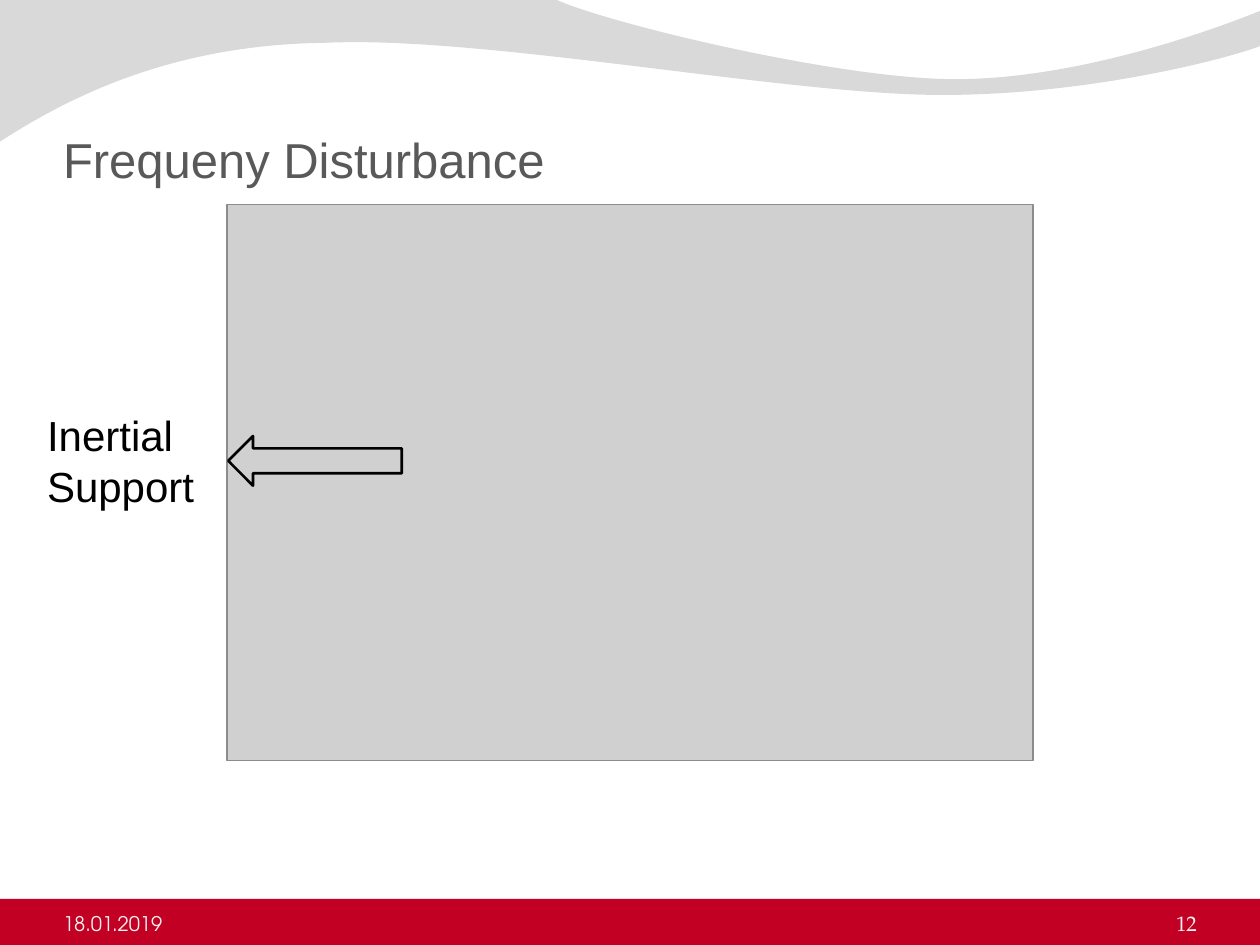
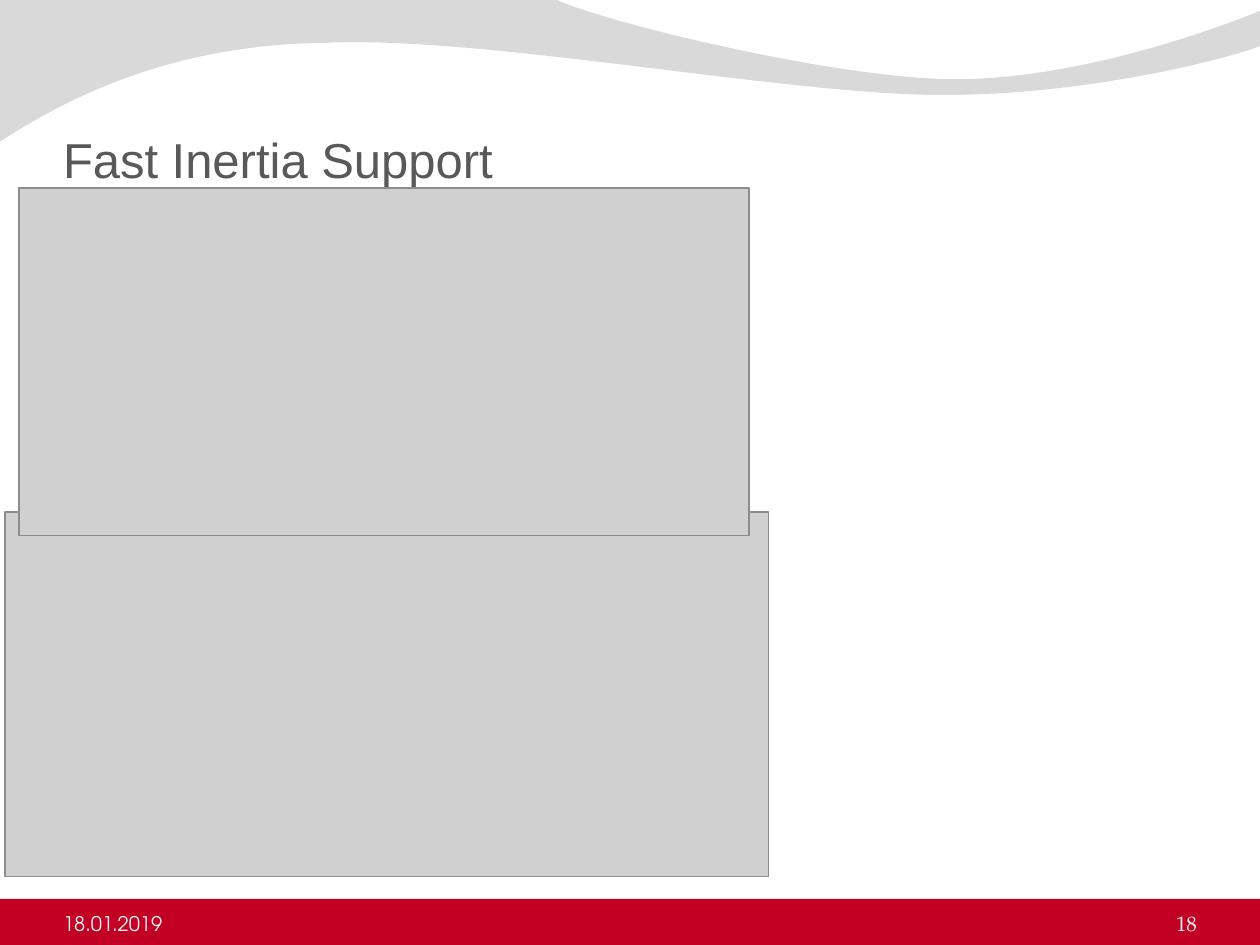
Before and after one commit to ErencanDuymaz/Research, a slide deck: slide 18 of Thesis/Thesis Defence/Erencan_Duymaz_thesis_defence.pptx (slide 12 before the commit). Drawn at 1260x945 pixels with LibreOffice and Linux fonts; fonts in the diff are those of the drawing; grey boxes stand for pictures; background and template pictures are left out. Boxes give left, top, right and bottom in pixels: in the first picture for what was removed or moved away, otherwise in the second. Text is boxed around its words. In the diff, an @@ line names an element or a change of style, - is before the commit and + after.

```diff
--- a/Thesis/Thesis Defence/Erencan_Duymaz_thesis_defence.pptx
+++ b/Thesis/Thesis Defence/Erencan_Duymaz_thesis_defence.pptx
@@ title at box(63, 142, 492, 188): text changed @@
-Frequeny Disturbance
+Fast Inertia Support
@@ picture added at box(19, 188, 748, 536) @@
@@ picture removed at box(227, 204, 1033, 760) @@
@@ text removed at box(47, 420, 194, 510) @@
-Inertial Support
@@ left arrow removed at box(228, 436, 402, 485) @@
@@ picture added at box(5, 512, 769, 876) @@
@@ page number at box(1176, 916, 1197, 932): text changed @@
-12
+18
```
Also in this commit, not shown: 9 other slides changed, 2 slides added, 1 slide removed, 10 other files.
